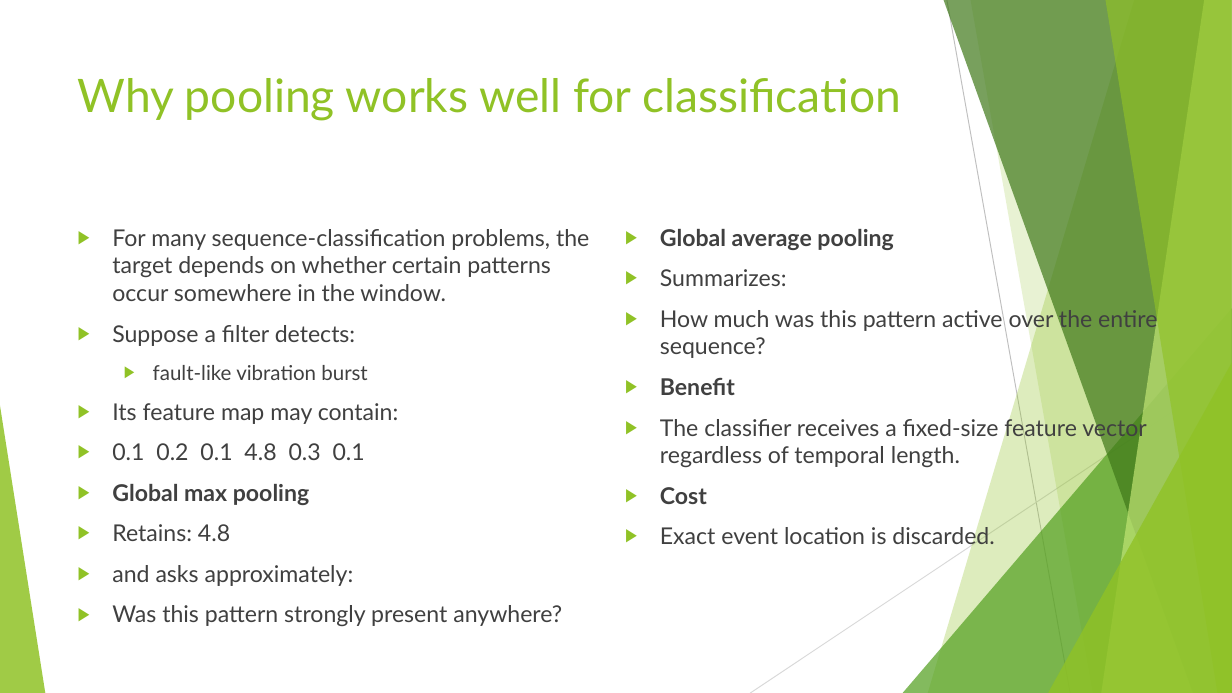
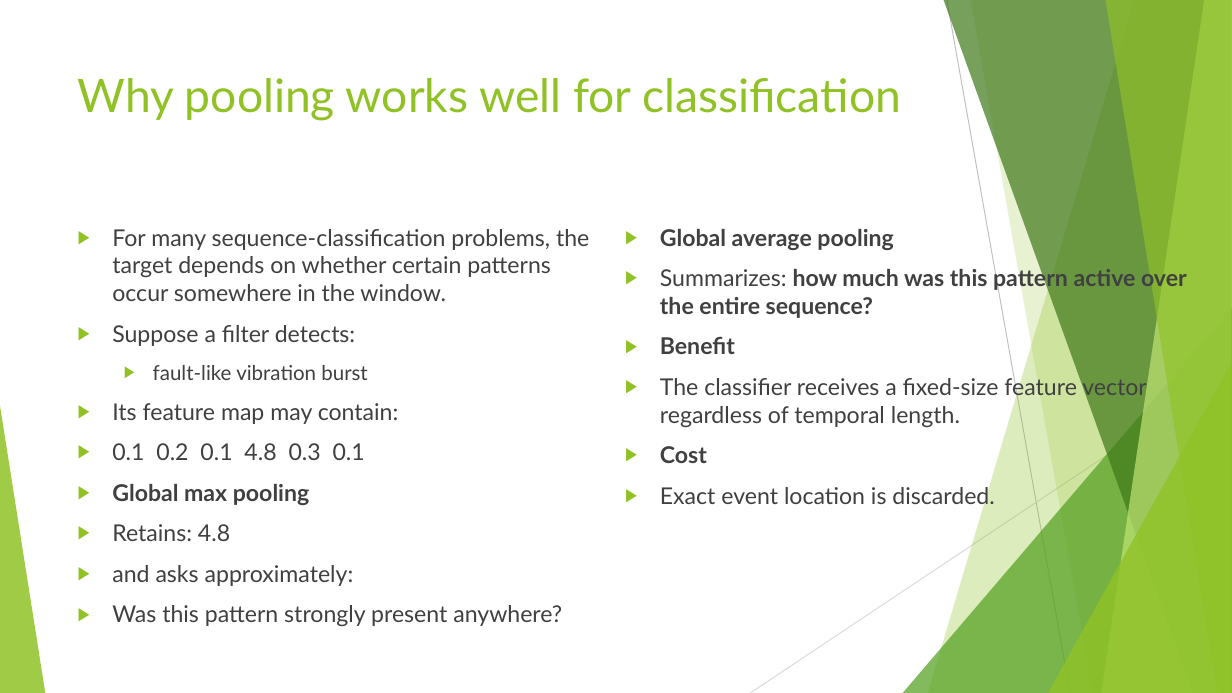
Before and after one commit to FranzGH/timeseries, a slide deck: slide 215 of Slides/05 CNNs.pptx. Drawn at 1232x693 pixels with LibreOffice and Linux fonts; fonts in the diff are those of the drawing. Boxes give left, top, right and bottom in pixels: in the first picture for what was removed or moved away, otherwise in the second. Text is boxed around its words. In the diff, an @@ line names an element or a change of style, - is before the commit and + after.

```diff
--- a/Slides/05 CNNs.pptx
+++ b/Slides/05 CNNs.pptx
@@ text at [660,266,1187,318]: text changed; bold on @@
-▶ Summarizes:
-▶ How much was this pattern active over the entire sequence?
+▶ Summarizes: how much was this pattern active over the entire sequence?
```
Also in this commit, not shown: 32 other slides changed, 1 slide added, 5 other files.
